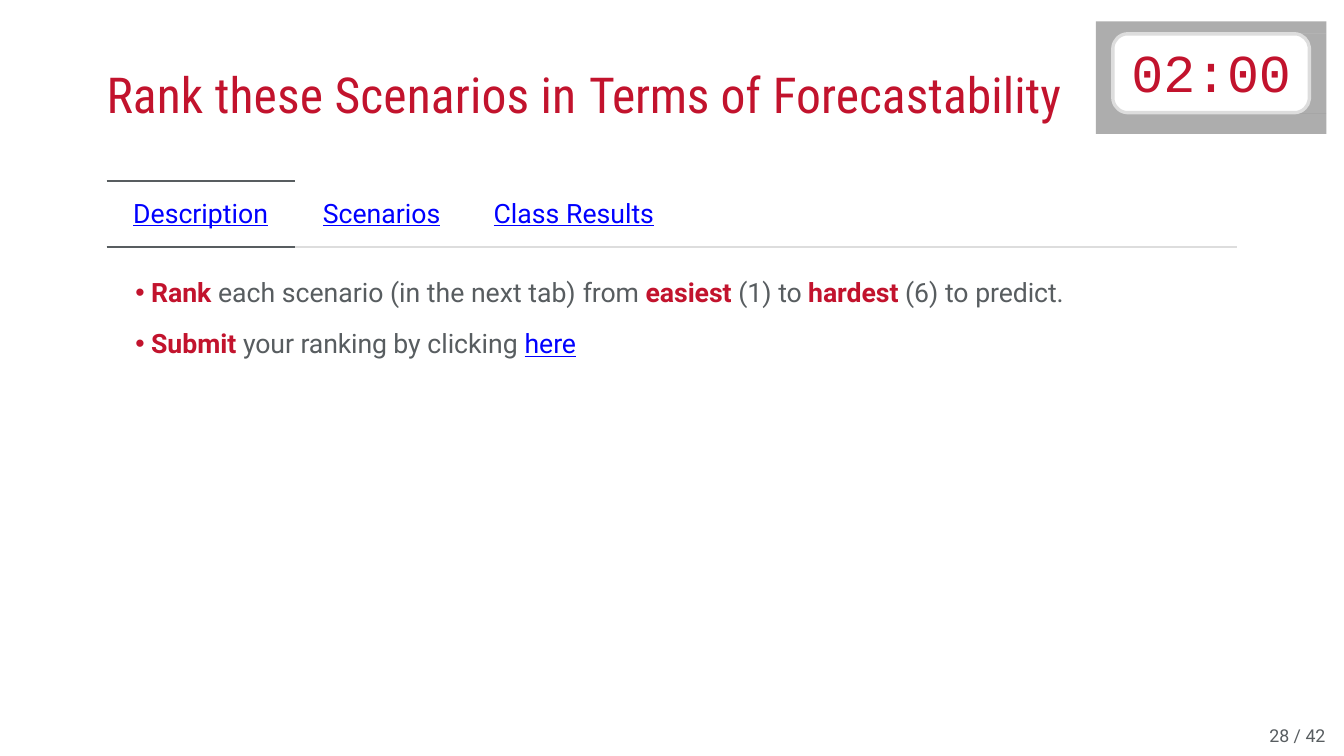
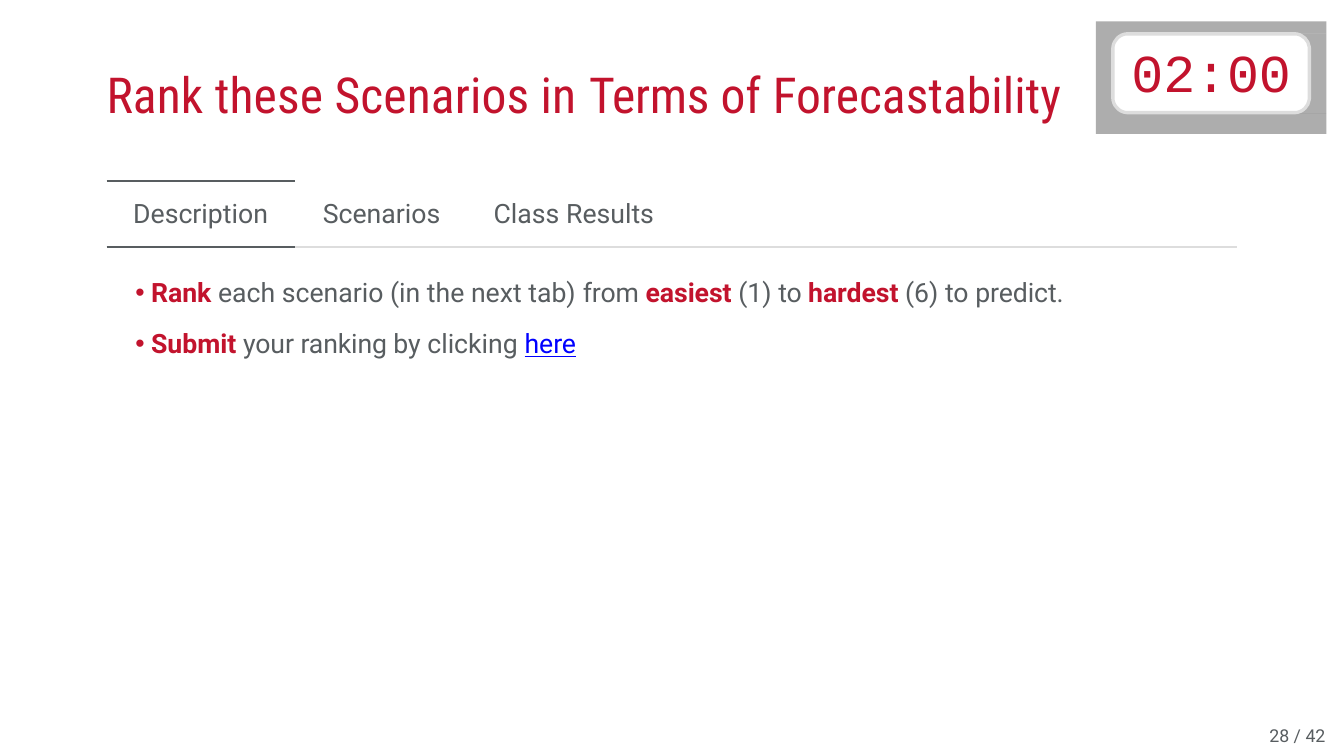
Before and after one commit to fmegahed/isa444, a slide deck: slide 28 of ppts/01_intro.pptx. Drawn at 1344x756 pixels with LibreOffice and Linux fonts; fonts in the diff are those of the drawing. Boxes give left, top, right and bottom in pixels: in the first picture for what was removed or moved away, otherwise in the second. Text is boxed around its words. In the diff, an @@ line names an element or a change of style, - is before the commit and + after.

Commit message:
isa444 fall2025 class01 v1.1

```diff
--- a/ppts/01_intro.pptx
+++ b/ppts/01_intro.pptx
@@ text at bbox=[133, 203, 654, 229]: text colour #0000FF to #585D60, underline off in "Description Scenarios Class Results" @@
```
Also in this commit, not shown: 1 other slide changed, 4 other files.
